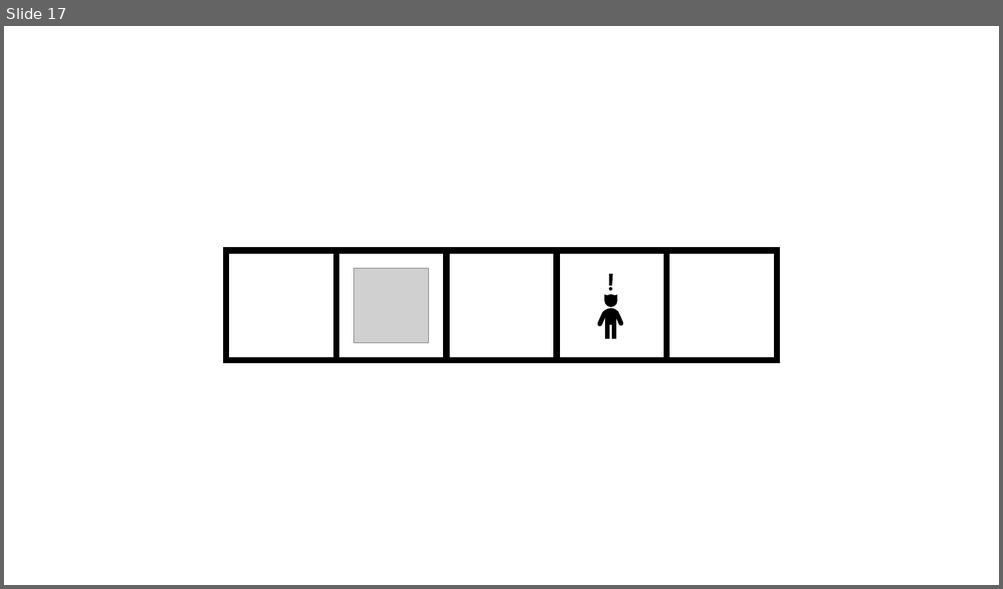
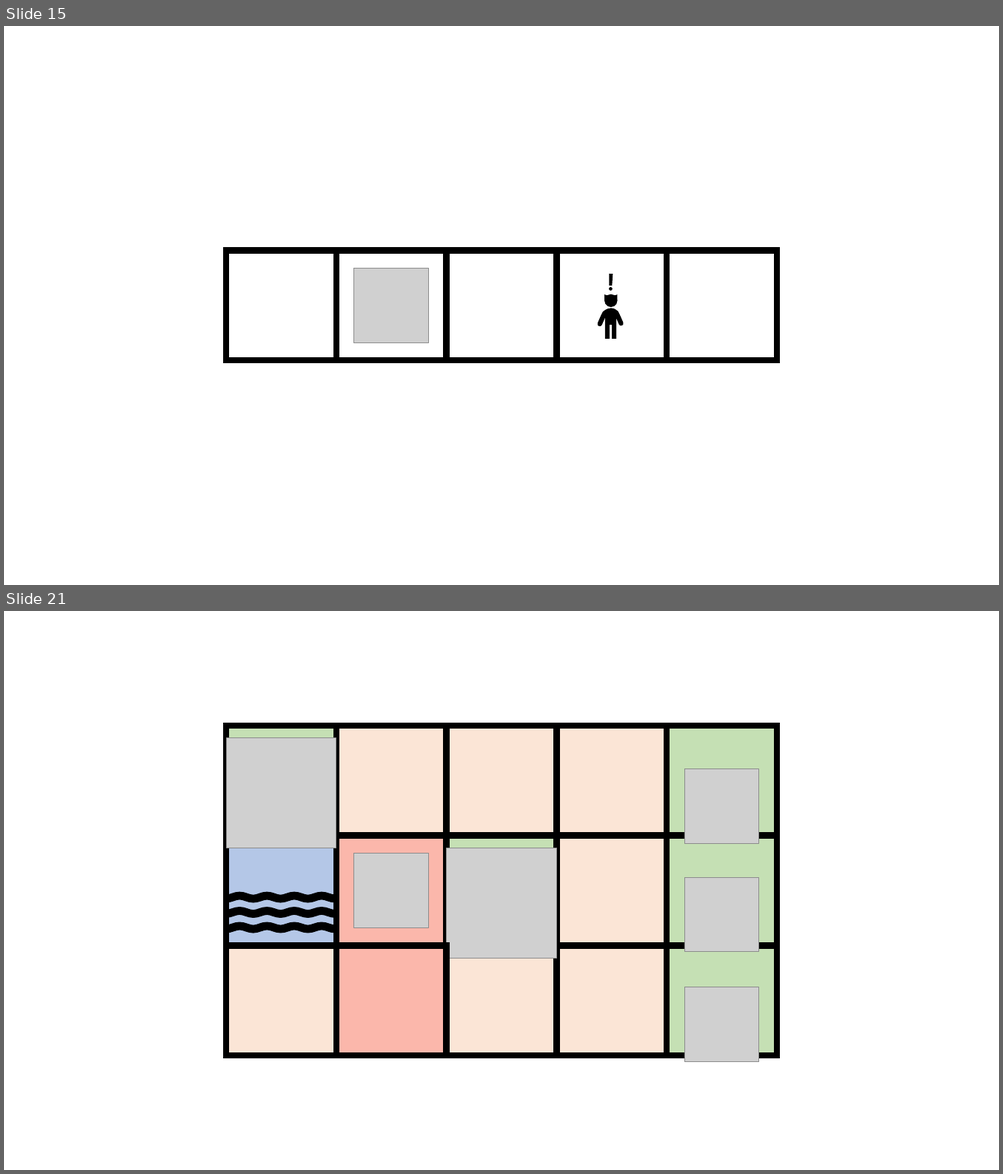
Before and after one commit to Sebastian-Whitehead/MED6_Projekt, a slide deck: BCI AV.pptx. Shown one above the other, each under a label of ours: slide 17 before the commit, slides 15 and 21 after it; the slides between them are not shown. The pictures are 1003x589 and 1003x1174 pixels, drawn with LibreOffice and Linux fonts; fonts in the diff are those of the drawing; grey boxes stand for pictures; background and template pictures are left out. Boxes give left, top, right and bottom in pixels: in the first picture for what was removed or moved away, otherwise in the second. Text is boxed around its words. In the diff, an @@ line names an element or a change of style, - is before the commit and + after.

```diff
--- a/BCI AV.pptx
+++ b/BCI AV.pptx
@@ slide 21 added at <box>4,611,999,1170</box>, background #FFFFFF @@
@@ rectangle added at <box>226,726,337,836</box>, outline #000000 6 pt @@
@@ picture added at <box>226,738,337,849</box> @@
@@ rectangle added at <box>336,726,447,836</box>, outline #000000 6 pt @@
@@ rectangle added at <box>447,726,557,836</box>, outline #000000 6 pt @@
@@ rectangle added at <box>556,726,666,836</box>, outline #000000 6 pt @@
@@ rectangle added at <box>666,726,777,836</box>, outline #000000 6 pt @@
@@ picture added at <box>685,769,759,844</box> @@
@@ rectangle added at <box>226,835,337,946</box>, outline #000000 6 pt @@
@@ rectangle added at <box>336,835,447,946</box>, fill #FF0000 at 20% opacity, outline #000000 6 pt @@
@@ picture added at <box>354,854,429,928</box> @@
@@ rectangle added at <box>447,835,557,946</box>, outline #000000 6 pt @@
@@ picture added at <box>447,849,557,959</box> @@
@@ group added at <box>226,726,777,1056</box>: 15 rectangles @@
@@ rectangle added at <box>556,835,666,946</box>, outline #000000 6 pt @@
@@ rectangle added at <box>666,835,777,946</box>, outline #000000 6 pt @@
@@ freeform shape added at <box>225,892,336,903</box>, fill #000000 @@
@@ picture added at <box>685,877,759,952</box> @@
@@ freeform shape added at <box>225,907,336,918</box>, fill #000000 @@
@@ freeform shape added at <box>225,922,336,934</box>, fill #000000 @@
@@ rectangle added at <box>226,946,337,1056</box>, outline #000000 6 pt @@
@@ rectangle added at <box>336,946,447,1056</box>, fill #FF0000 at 20% opacity, outline #000000 6 pt @@
@@ rectangle added at <box>447,946,557,1056</box>, outline #000000 6 pt @@
@@ rectangle added at <box>556,946,666,1056</box>, outline #000000 6 pt @@
@@ rectangle added at <box>666,946,777,1056</box>, outline #000000 6 pt @@
@@ picture added at <box>685,988,759,1062</box> @@
@@ what was slide 17 is now slide 15 @@
```
Also in this commit, not shown: 24 other slides added, 2 slides removed.
